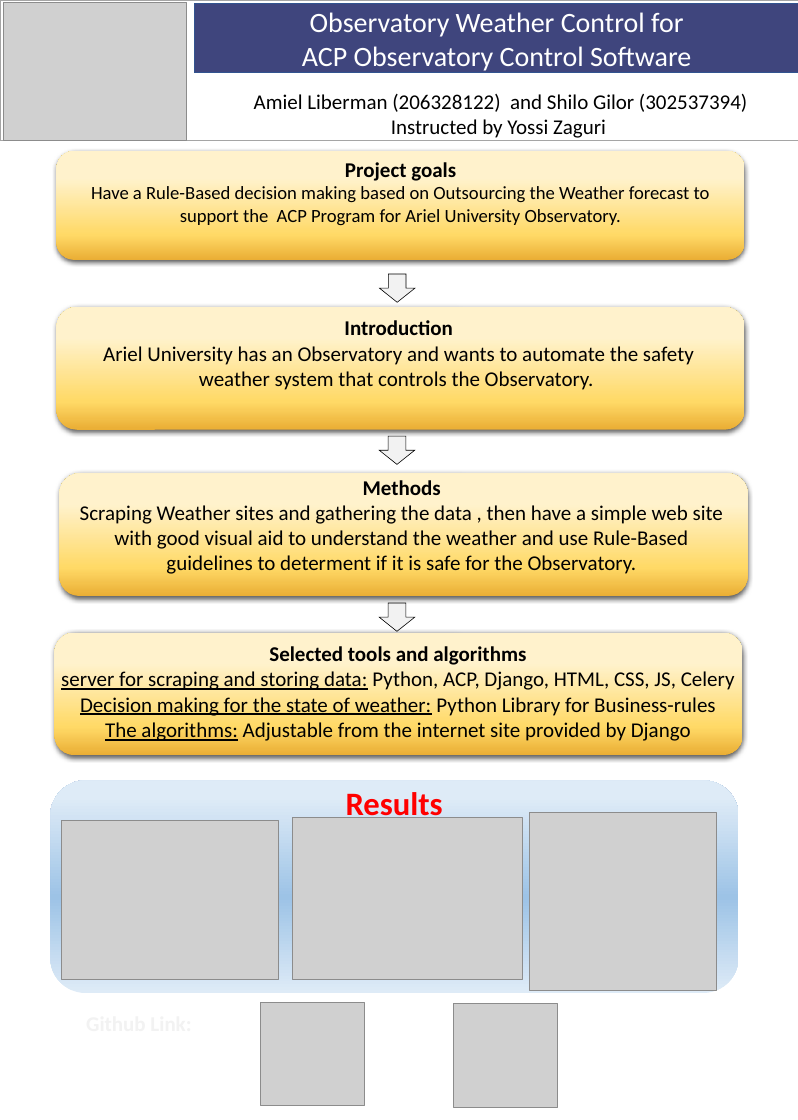
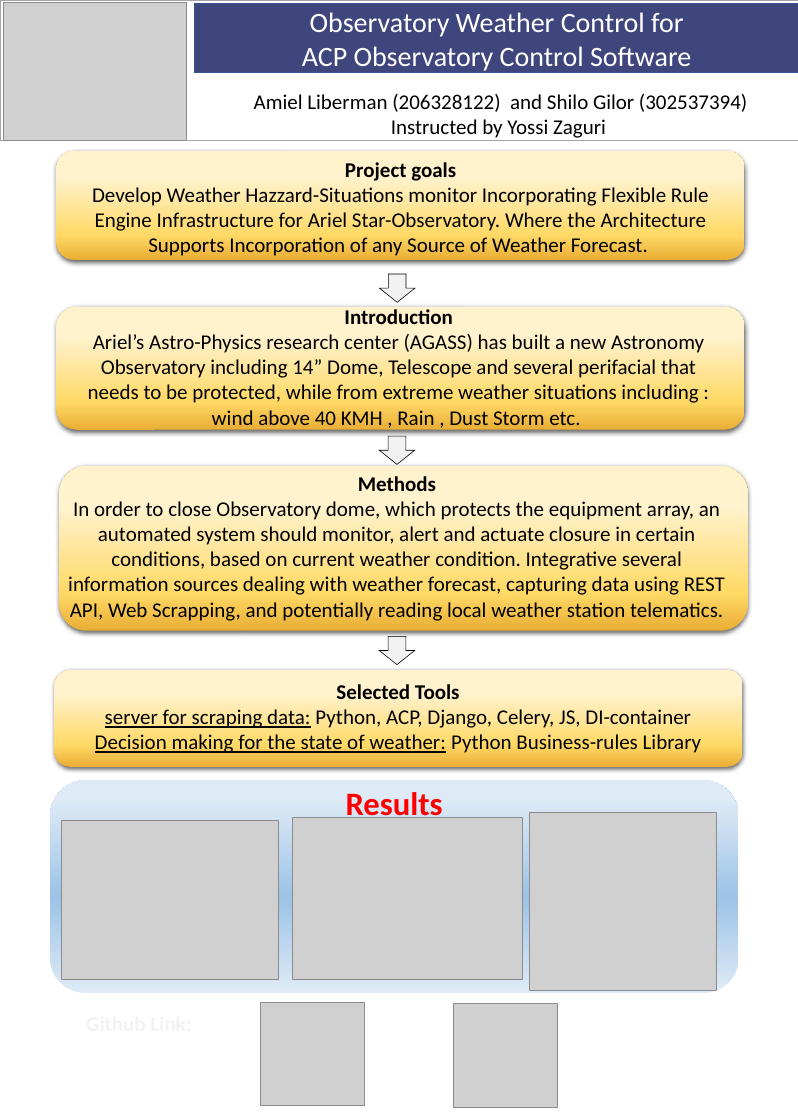
Before and after one commit to shilogilor90work/ariel_observatory, a slide deck: slide 1 of Poster.pptx. Drawn at 798x1120 pixels with LibreOffice and Linux fonts; fonts in the diff are those of the drawing; grey boxes stand for pictures; background and template pictures are left out. Boxes give left, top, right and bottom in pixels: in the first picture for what was removed or moved away, otherwise in the second. Text is boxed around its words. In the diff, an @@ line names an element or a change of style, - is before the commit and + after.

Commit message:
updated poster

```diff
--- a/Poster.pptx
+++ b/Poster.pptx
@@ text at box(92, 187, 709, 256): text changed; size 16 to 18 pt @@
-Have a Rule-Based decision making based on Outsourcing the Weather forecast to support the ACP Program for Ariel University Observatory.
+Develop Weather Hazzard-Situations monitor Incorporating Flexible Rule Engine Infrastructure for Ariel Star-Observatory. Where the Architecture Supports Incorporation of any Source of Weather Forecast.
@@ text "Introduction": place and size @@
-text "Introduction" at box(103, 320, 694, 390)
+text "Introduction" at box(88, 309, 704, 431)
@@ text at box(88, 334, 704, 431): text changed @@
-Ariel University has an Observatory and wants to automate the safety weather system that controls the Observatory.
+Ariel’s Astro-Physics research center (AGASS) has built a new Astronomy Observatory including 14” Dome, Telescope and several perifacial that needs to be protected, while from extreme weather situations including : wind above 40 KMH , Rain , Dust Storm etc.
@@ text "Methods": place and size @@
-text "Methods" at box(80, 480, 723, 574)
+text "Methods" at box(68, 476, 725, 621)
@@ rounded rectangle: place and size @@
-rounded rectangle at box(60, 473, 748, 596)
+rounded rectangle at box(60, 466, 748, 631)
@@ text at box(68, 501, 725, 621): text changed @@
-Scraping Weather sites and gathering the data , then have a simple web site with good visual aid to understand the weather and use Rule-Based guidelines to determent if it is safe for the Observatory.
+In order to close Observatory dome, which protects the equipment array, an automated system should monitor, alert and actuate closure in certain conditions, based on current weather condition. Integrative several information sources dealing with weather forecast, capturing data using REST API, Web Scrapping, and potentially reading local weather station telematics.
@@ down arrow: place and size @@
-down arrow at box(379, 603, 414, 632)
+down arrow at box(379, 637, 414, 665)
@@ rounded rectangle: place and size @@
-rounded rectangle at box(55, 633, 743, 755)
+rounded rectangle at box(55, 670, 743, 767)
@@ text at box(95, 684, 701, 753): text changed @@
-Selected tools and algorithms
-server for scraping and storing data: Python, ACP, Django, HTML, CSS, JS, Celery
-Decision making for the state of weather: Python Library for Business-rules
-The algorithms: Adjustable from the internet site provided by Django
+Selected Tools
+server for scraping data: Python, ACP, Django, Celery, JS, DI-container
+Decision making for the state of weather: Python Business-rules Library
```
Also in this commit, not shown: 1 other file.
